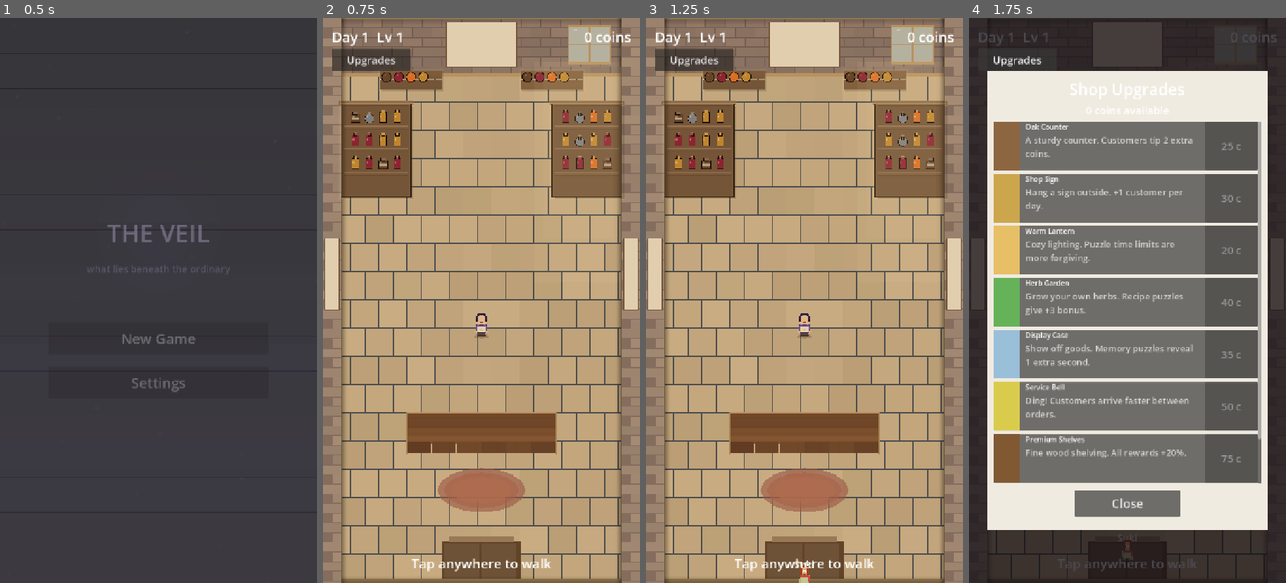
Above: before the commit, frames 1-4 (left to right).
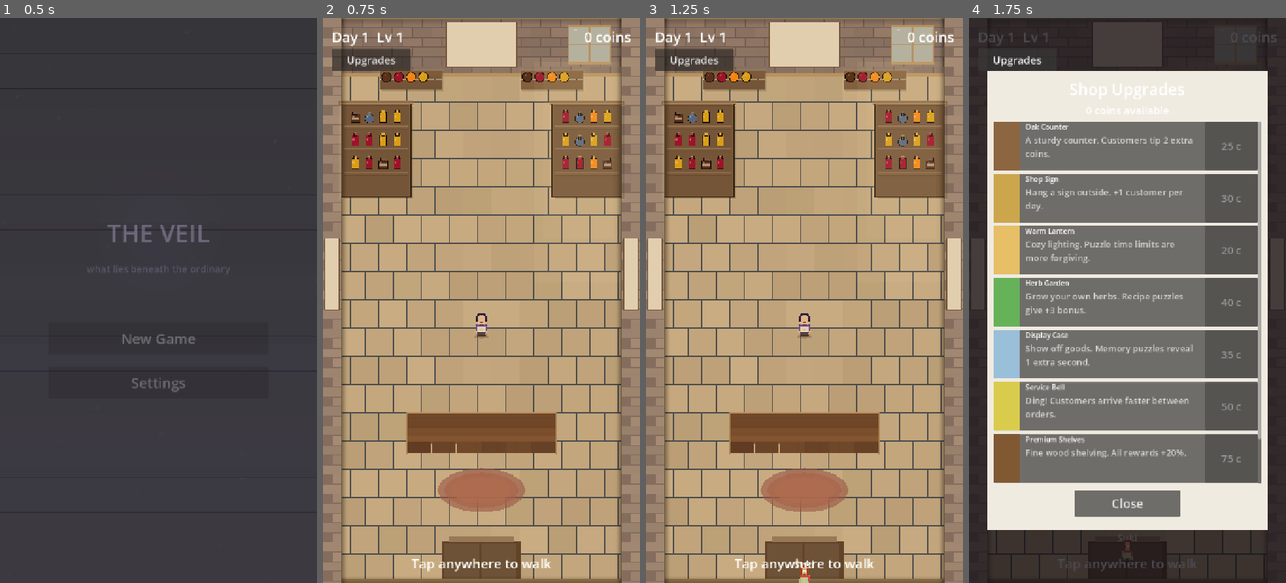
Above: after the commit, the same moments.

Repository: nkongecraig-max/theveil
Game: Godot game, scene res://scenes/main/main_menu.tscn
The game is run twice, just before and just after one commit, with the same random seed, the same clock (stepped at 60 frames per second) and the same inputs.
Inputs:
- Up to frame 1 (0.5 s): no input
- Up to frame 2 (0.75 s): click "New Game" at 0.5 s
- Up to frame 3 (1.25 s): no input
- Up to frame 4 (1.75 s): click "Upgrades" at 1.25 s

Frame 1 is identical in both runs. In frame 2, 0.3% of the frame differs, in the area x 9-83%, y 9-27%; in frame 3, 0.3%; in frame 4, nothing differs.

Commit message:
Fix shelf panel overflow + vibrant color overhaul
Layout: ScrollContainer offset_right 690→660 fixes right-side cutoff
on the inventory panel (was extending 10px past parent bounds).

Colors: Replaced monochrome brown palette with diverse vibrant scheme:
- Coffee: deep espresso (dark)
- Spices: vivid saffron (bright orange)
- Wine: rich ruby (bold red)
- Tools: cool slate blue (unique cool tone)
- Leather: warm cognac (amber)
- Spirits: bright gold (golden)

Updated across: JSON data, all 3 puzzle scripts, draw_utils icons,
shop_visuals shelf items.

Co-Authored-By: Claude Opus 4.6 <noreply@anthropic.com>

Diff:
--- a/data/items/starter_items.json
+++ b/data/items/starter_items.json
@@ -6,7 +6,7 @@
 			"price": 8,
 			"category": "beverage",
 			"description": "Small-batch roast. Bold and smooth.",
-			"color": [0.4, 0.28, 0.18]
+			"color": [0.35, 0.2, 0.12]
 		},
 		{
 			"id": "tools",
@@ -14,7 +14,7 @@
 			"price": 12,
 			"category": "hardware",
 			"description": "Quality steel. Built to last a lifetime.",
-			"color": [0.5, 0.52, 0.55]
+			"color": [0.35, 0.42, 0.55]
 		},
 		{
 			"id": "spices",
@@ -22,7 +22,7 @@
 			"price": 10,
 			"category": "food",
 			"description": "Saffron, cardamom, and star anise.",
-			"color": [0.85, 0.45, 0.15]
+			"color": [0.95, 0.55, 0.08]
 		},
 		{
 			"id": "leather",
@@ -30,7 +30,7 @@
 			"price": 15,
 			"category": "craft",
 			"description": "Full-grain hide. Supple and rich.",
-			"color": [0.6, 0.38, 0.2]
+			"color": [0.65, 0.4, 0.18]
 		},
 		{
 			"id": "wine",
@@ -38,7 +38,7 @@
 			"price": 14,
 			"category": "beverage",
 			"description": "Local vineyard. Aged two seasons.",
-			"color": [0.55, 0.15, 0.22]
+			"color": [0.62, 0.08, 0.18]
 		},
 		{
 			"id": "spirits",
@@ -46,7 +46,7 @@
 			"price": 18,
 			"category": "beverage",
 			"description": "Small-batch whiskey. Oak barrel finish.",
-			"color": [0.75, 0.55, 0.2]
+			"color": [0.85, 0.65, 0.1]
 		}
 	]
 }
--- a/scenes/shop/inventory_panel.tscn
+++ b/scenes/shop/inventory_panel.tscn
@@ -52,7 +52,7 @@
 layout_mode = 0
 offset_left = 10.0
 offset_top = 60.0
-offset_right = 690.0
+offset_right = 660.0
 offset_bottom = 600.0
 
 [node name="ItemContainer" type="VBoxContainer" parent="PanelBG/ScrollContainer"]
--- a/scripts/puzzles/memory_puzzle.gd
+++ b/scripts/puzzles/memory_puzzle.gd
@@ -24,12 +24,12 @@
 var is_reveal_phase: bool = true
 
 var item_colors: Dictionary = {
-	"coffee": Color(0.4, 0.28, 0.18),
-	"tools": Color(0.5, 0.52, 0.55),
-	"spices": Color(0.85, 0.45, 0.15),
-	"leather": Color(0.6, 0.38, 0.2),
-	"wine": Color(0.55, 0.15, 0.22),
-	"spirits": Color(0.75, 0.55, 0.2),
+	"coffee": Color(0.35, 0.2, 0.12),
+	"tools": Color(0.35, 0.42, 0.55),
+	"spices": Color(0.95, 0.55, 0.08),
+	"leather": Color(0.65, 0.4, 0.18),
+	"wine": Color(0.62, 0.08, 0.18),
+	"spirits": Color(0.85, 0.65, 0.1),
 }
 
 var item_names: Dictionary = {
--- a/scripts/puzzles/recipe_puzzle.gd
+++ b/scripts/puzzles/recipe_puzzle.gd
@@ -60,12 +60,12 @@
 }
 
 var ingredient_colors: Dictionary = {
-	"coffee": Color(0.4, 0.28, 0.18),
-	"tools": Color(0.5, 0.52, 0.55),
-	"spices": Color(0.85, 0.45, 0.15),
-	"leather": Color(0.6, 0.38, 0.2),
-	"wine": Color(0.55, 0.15, 0.22),
-	"spirits": Color(0.75, 0.55, 0.2),
+	"coffee": Color(0.35, 0.2, 0.12),
+	"tools": Color(0.35, 0.42, 0.55),
+	"spices": Color(0.95, 0.55, 0.08),
+	"leather": Color(0.65, 0.4, 0.18),
+	"wine": Color(0.62, 0.08, 0.18),
+	"spirits": Color(0.85, 0.65, 0.1),
 }
 
 var ingredient_names: Dictionary = {
--- a/scripts/puzzles/sorting_puzzle.gd
+++ b/scripts/puzzles/sorting_puzzle.gd
@@ -24,12 +24,12 @@
 var is_solved: bool = false
 
 var item_colors: Dictionary = {
-	"coffee": Color(0.4, 0.28, 0.18),
-	"tools": Color(0.5, 0.52, 0.55),
-	"spices": Color(0.85, 0.45, 0.15),
-	"leather": Color(0.6, 0.38, 0.2),
-	"wine": Color(0.55, 0.15, 0.22),
-	"spirits": Color(0.75, 0.55, 0.2),
+	"coffee": Color(0.35, 0.2, 0.12),
+	"tools": Color(0.35, 0.42, 0.55),
+	"spices": Color(0.95, 0.55, 0.08),
+	"leather": Color(0.65, 0.4, 0.18),
+	"wine": Color(0.62, 0.08, 0.18),
+	"spirits": Color(0.85, 0.65, 0.1),
 }
 
 var item_names: Dictionary = {
--- a/scripts/visual/draw_utils.gd
+++ b/scripts/visual/draw_utils.gd
@@ -126,47 +126,47 @@
 	var s = icon_size / 24.0
 	match item_id:
 		"coffee":
-			# Coffee mug
-			canvas.draw_rect(Rect2(pos.x - 7 * s, pos.y - 4 * s, 14 * s, 12 * s), Color(0.4, 0.28, 0.18))
-			canvas.draw_rect(Rect2(pos.x - 5 * s, pos.y - 2 * s, 10 * s, 8 * s), Color(0.55, 0.38, 0.25))
-			canvas.draw_arc(pos + Vector2(7 * s, 2 * s), 4 * s, deg_to_rad(-70), deg_to_rad(70), 6, Color(0.35, 0.22, 0.12), 2 * s)
+			# Coffee mug — deep espresso
+			canvas.draw_rect(Rect2(pos.x - 7 * s, pos.y - 4 * s, 14 * s, 12 * s), Color(0.35, 0.2, 0.12))
+			canvas.draw_rect(Rect2(pos.x - 5 * s, pos.y - 2 * s, 10 * s, 8 * s), Color(0.48, 0.3, 0.18))
+			canvas.draw_arc(pos + Vector2(7 * s, 2 * s), 4 * s, deg_to_rad(-70), deg_to_rad(70), 6, Color(0.3, 0.18, 0.1), 2 * s)
 			# Steam
-			canvas.draw_arc(pos + Vector2(-2 * s, -9 * s), 3 * s, deg_to_rad(180), deg_to_rad(360), 4, Color(0.75, 0.7, 0.65, 0.5), 1 * s)
-			canvas.draw_arc(pos + Vector2(2 * s, -11 * s), 2 * s, deg_to_rad(180), deg_to_rad(360), 4, Color(0.75, 0.7, 0.65, 0.4), 1 * s)
+			canvas.draw_arc(pos + Vector2(-2 * s, -9 * s), 3 * s, deg_to_rad(180), deg_to_rad(360), 4, Color(0.8, 0.75, 0.7, 0.5), 1 * s)
+			canvas.draw_arc(pos + Vector2(2 * s, -11 * s), 2 * s, deg_to_rad(180), deg_to_rad(360), 4, Color(0.8, 0.75, 0.7, 0.4), 1 * s)
 		"spices":
-			# Spice jar
-			canvas.draw_rect(Rect2(pos.x - 6 * s, pos.y - 6 * s, 12 * s, 14 * s), Color(0.85, 0.45, 0.15))
-			canvas.draw_rect(Rect2(pos.x - 5 * s, pos.y - 5 * s, 10 * s, 12 * s), Color(0.92, 0.55, 0.2))
-			canvas.draw_rect(Rect2(pos.x - 7 * s, pos.y - 9 * s, 14 * s, 4 * s), Color(0.65, 0.35, 0.1))
-			canvas.draw_circle(pos + Vector2(-2 * s, 0), 2 * s, Color(0.95, 0.2, 0.15))
-			canvas.draw_circle(pos + Vector2(2 * s, 2 * s), 1.5 * s, Color(0.95, 0.85, 0.2))
+			# Spice jar — vivid saffron
+			canvas.draw_rect(Rect2(pos.x - 6 * s, pos.y - 6 * s, 12 * s, 14 * s), Color(0.9, 0.5, 0.05))
+			canvas.draw_rect(Rect2(pos.x - 5 * s, pos.y - 5 * s, 10 * s, 12 * s), Color(0.95, 0.6, 0.1))
+			canvas.draw_rect(Rect2(pos.x - 7 * s, pos.y - 9 * s, 14 * s, 4 * s), Color(0.7, 0.38, 0.05))
+			canvas.draw_circle(pos + Vector2(-2 * s, 0), 2 * s, Color(0.95, 0.15, 0.1))
+			canvas.draw_circle(pos + Vector2(2 * s, 2 * s), 1.5 * s, Color(0.95, 0.85, 0.15))
 		"wine":
-			# Wine bottle
-			canvas.draw_rect(Rect2(pos.x - 5 * s, pos.y - 4 * s, 10 * s, 16 * s), Color(0.55, 0.15, 0.22))
-			canvas.draw_rect(Rect2(pos.x - 3 * s, pos.y - 12 * s, 6 * s, 10 * s), Color(0.55, 0.15, 0.22))
-			canvas.draw_rect(Rect2(pos.x - 2 * s, pos.y - 14 * s, 4 * s, 4 * s), Color(0.45, 0.12, 0.18))
+			# Wine bottle — rich ruby
+			canvas.draw_rect(Rect2(pos.x - 5 * s, pos.y - 4 * s, 10 * s, 16 * s), Color(0.62, 0.08, 0.18))
+			canvas.draw_rect(Rect2(pos.x - 3 * s, pos.y - 12 * s, 6 * s, 10 * s), Color(0.62, 0.08, 0.18))
+			canvas.draw_rect(Rect2(pos.x - 2 * s, pos.y - 14 * s, 4 * s, 4 * s), Color(0.5, 0.05, 0.12))
 			canvas.draw_rect(Rect2(pos.x - 4 * s, pos.y + 2 * s, 8 * s, 5 * s), Color(0.95, 0.92, 0.85))
 		"tools":
-			# Wrench
-			canvas.draw_rect(Rect2(pos.x - 2 * s, pos.y - 8 * s, 4 * s, 18 * s), Color(0.45, 0.42, 0.4))
-			canvas.draw_rect(Rect2(pos.x - 6 * s, pos.y - 12 * s, 12 * s, 6 * s), Color(0.5, 0.52, 0.55))
-			canvas.draw_rect(Rect2(pos.x - 2 * s, pos.y - 12 * s, 4 * s, 3 * s), Color(0.3, 0.3, 0.32))
-			canvas.draw_rect(Rect2(pos.x - 3 * s, pos.y + 4 * s, 6 * s, 6 * s), Color(0.6, 0.4, 0.2))
+			# Wrench — cool slate blue
+			canvas.draw_rect(Rect2(pos.x - 2 * s, pos.y - 8 * s, 4 * s, 18 * s), Color(0.3, 0.38, 0.48))
+			canvas.draw_rect(Rect2(pos.x - 6 * s, pos.y - 12 * s, 12 * s, 6 * s), Color(0.35, 0.42, 0.55))
+			canvas.draw_rect(Rect2(pos.x - 2 * s, pos.y - 12 * s, 4 * s, 3 * s), Color(0.2, 0.25, 0.35))
+			canvas.draw_rect(Rect2(pos.x - 3 * s, pos.y + 4 * s, 6 * s, 6 * s), Color(0.55, 0.35, 0.2))
 		"leather":
-			# Leather wallet
-			canvas.draw_rect(Rect2(pos.x - 8 * s, pos.y - 6 * s, 16 * s, 12 * s), Color(0.5, 0.3, 0.15))
-			canvas.draw_rect(Rect2(pos.x - 7 * s, pos.y - 5 * s, 14 * s, 10 * s), Color(0.6, 0.38, 0.2))
+			# Leather wallet — warm cognac
+			canvas.draw_rect(Rect2(pos.x - 8 * s, pos.y - 6 * s, 16 * s, 12 * s), Color(0.55, 0.32, 0.12))
+			canvas.draw_rect(Rect2(pos.x - 7 * s, pos.y - 5 * s, 14 * s, 10 * s), Color(0.65, 0.4, 0.18))
 			for i in 5:
 				var sx = pos.x - 5 * s + i * 3 * s
-				canvas.draw_rect(Rect2(sx, pos.y - 4 * s, 1.5 * s, 1.5 * s), Color(0.8, 0.65, 0.4))
-			canvas.draw_circle(pos + Vector2(0, 4 * s), 2 * s, Color(0.8, 0.7, 0.3))
+				canvas.draw_rect(Rect2(sx, pos.y - 4 * s, 1.5 * s, 1.5 * s), Color(0.85, 0.68, 0.4))
+			canvas.draw_circle(pos + Vector2(0, 4 * s), 2 * s, Color(0.85, 0.72, 0.3))
 		"spirits":
-			# Whiskey bottle
-			canvas.draw_rect(Rect2(pos.x - 5 * s, pos.y - 2 * s, 10 * s, 14 * s), Color(0.75, 0.55, 0.2))
-			canvas.draw_rect(Rect2(pos.x - 3 * s, pos.y - 10 * s, 6 * s, 10 * s), Color(0.7, 0.5, 0.18))
-			canvas.draw_rect(Rect2(pos.x - 3 * s, pos.y - 13 * s, 6 * s, 4 * s), Color(0.3, 0.25, 0.15))
-			canvas.draw_rect(Rect2(pos.x - 4 * s, pos.y + 2 * s, 8 * s, 6 * s), Color(0.95, 0.9, 0.8))
-			canvas.draw_rect(Rect2(pos.x - 3 * s, pos.y + 4 * s, 6 * s, 1 * s), Color(0.3, 0.2, 0.1))
+			# Whiskey bottle — bright gold
+			canvas.draw_rect(Rect2(pos.x - 5 * s, pos.y - 2 * s, 10 * s, 14 * s), Color(0.85, 0.65, 0.1))
+			canvas.draw_rect(Rect2(pos.x - 3 * s, pos.y - 10 * s, 6 * s, 10 * s), Color(0.8, 0.58, 0.08))
+			canvas.draw_rect(Rect2(pos.x - 3 * s, pos.y - 13 * s, 6 * s, 4 * s), Color(0.25, 0.2, 0.1))
+			canvas.draw_rect(Rect2(pos.x - 4 * s, pos.y + 2 * s, 8 * s, 6 * s), Color(0.95, 0.92, 0.82))
+			canvas.draw_rect(Rect2(pos.x - 3 * s, pos.y + 4 * s, 6 * s, 1 * s), Color(0.3, 0.2, 0.08))
 		_:
 			# Generic box
 			canvas.draw_rect(Rect2(pos.x - 8 * s, pos.y - 8 * s, 16 * s, 16 * s), Color(0.7, 0.65, 0.6))
--- a/scripts/visual/shop_visuals.gd
+++ b/scripts/visual/shop_visuals.gd
@@ -126,11 +126,11 @@
 	var rng = RandomNumberGenerator.new()
 	rng.seed = int(pos.x * 7 + pos.y)
 	var item_colors = [
-		Color(0.4, 0.28, 0.18),   # Coffee brown
-		Color(0.85, 0.45, 0.15),  # Spice orange
-		Color(0.55, 0.15, 0.22),  # Wine burgundy
-		Color(0.5, 0.52, 0.55),   # Tools steel
-		Color(0.75, 0.55, 0.2),   # Spirits amber
+		Color(0.35, 0.2, 0.12),   # Coffee espresso
+		Color(0.95, 0.55, 0.08),  # Spice saffron
+		Color(0.62, 0.08, 0.18),  # Wine ruby
+		Color(0.35, 0.42, 0.55),  # Tools slate blue
+		Color(0.85, 0.65, 0.1),   # Spirits gold
 	]
 	var item_shapes = [0, 1, 1, 2, 1]  # 0=jar(coffee), 1=bottle(wine/spirits), 2=box(tools)
 	for i in shelf_count:
@@ -187,7 +187,7 @@
 	# Bigger items with distinct shapes
 	var rng = RandomNumberGenerator.new()
 	rng.seed = int(pos.x)
-	var colors = [Color(0.4, 0.28, 0.18), Color(0.55, 0.15, 0.22), Color(0.85, 0.45, 0.15), Color(0.75, 0.55, 0.2)]
+	var colors = [Color(0.35, 0.2, 0.12), Color(0.62, 0.08, 0.18), Color(0.95, 0.55, 0.08), Color(0.85, 0.65, 0.1)]
 	var spacing = size.x / 5
 	for i in 4:
 		var ix = pos.x + spacing * (i + 0.5)
